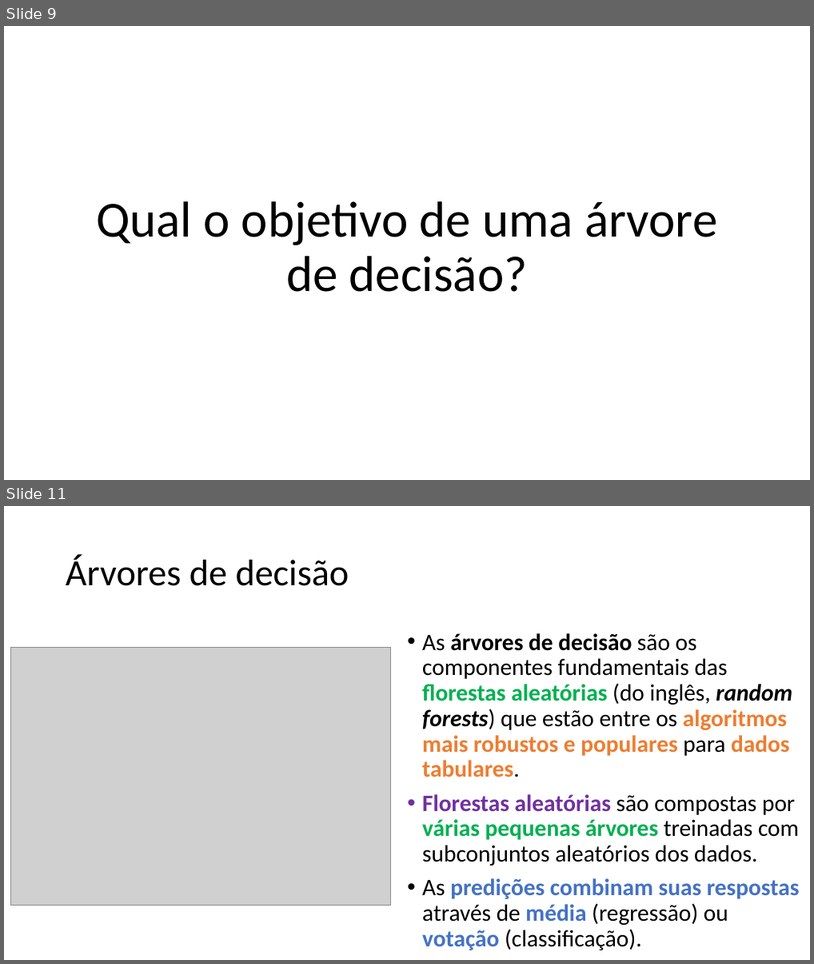
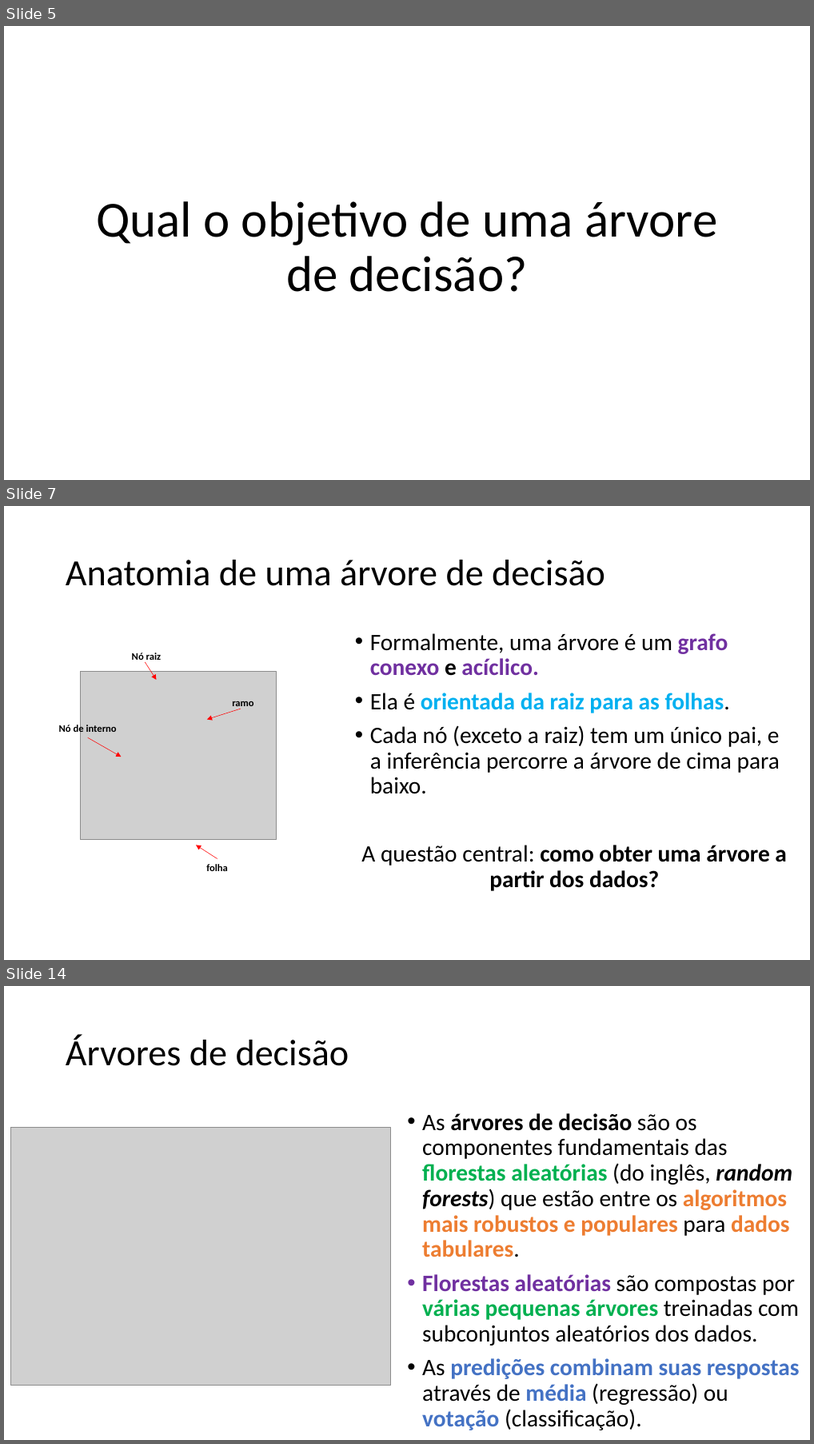
Before and after one commit to zz4fap/c24_inteligencia_artificial, a slide deck: slides/C24_Árvores_de_decisão.pptx. Shown one above the other, each under a label of ours: slides 9 and 11 before the commit, slides 5, 7 and 14 after it; the slides between them are not shown. The pictures are 814x964 and 814x1444 pixels, drawn with LibreOffice and Linux fonts; fonts in the diff are those of the drawing; grey boxes stand for pictures. Boxes give left, top, right and bottom in pixels: in the first picture for what was removed or moved away, otherwise in the second. Text is boxed around its words. In the diff, an @@ line names an element or a change of style, - is before the commit and + after.

```diff
--- a/slides/C24_Árvores_de_decisão.pptx
+++ b/slides/C24_Árvores_de_decisão.pptx
@@ slide 7 added at (4,506,810,960), background #FFFFFF @@
@@ title added at (66,560,606,586), 44 pt, text #000000 @@
+Anatomia de uma árvore de decisão
@@ text added at (362,633,786,891), 28 pt, text #000000 @@
+• Formalmente, uma árvore é um grafo conexo e acíclico.
+• Ela é orientada da raiz para as folhas.
+• Cada nó (exceto a raiz) tem um único pai, e a inferência percorre a árvore de cima para baixo.
+A questão central: como obter uma árvore a partir dos dados?
@@ group added at (59,652,276,871): 4 texts, 4 arrows, 1 picture @@
+Nó raiz
+folha
+ramo
+Nó de interno
@@ what was slide 9 is now slide 5 @@
@@ what was slide 11 is now slide 14 @@
```
Also in this commit, not shown: 8 slides changed, 2 other slides added, 2 slides removed.
